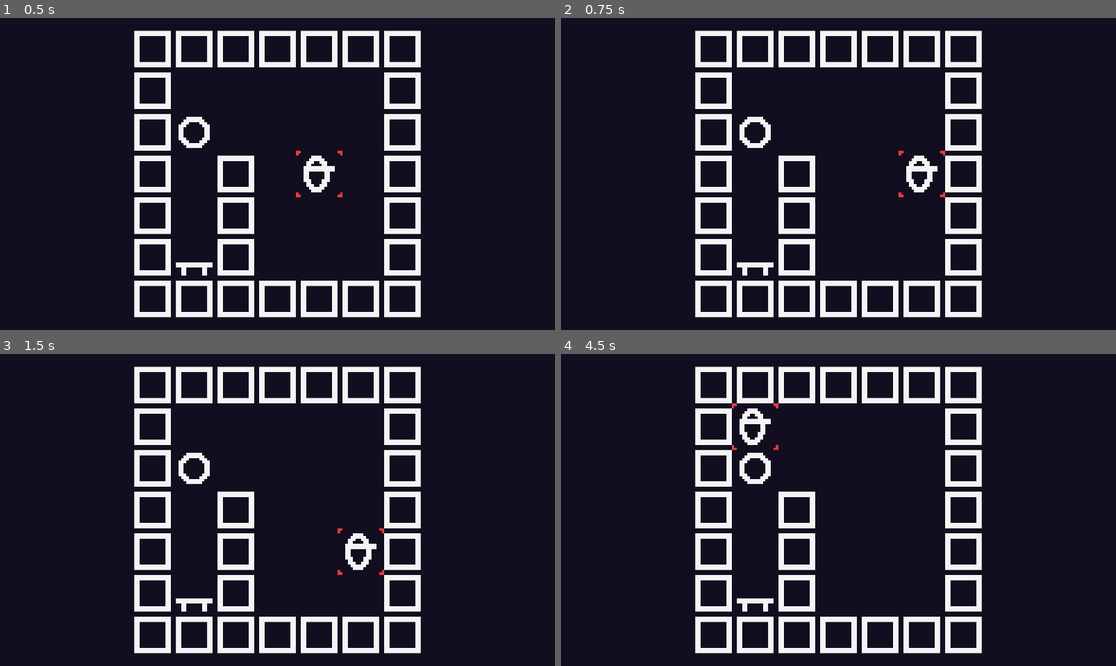
Above: before the commit, frames 1-4 (two rows, left to right).
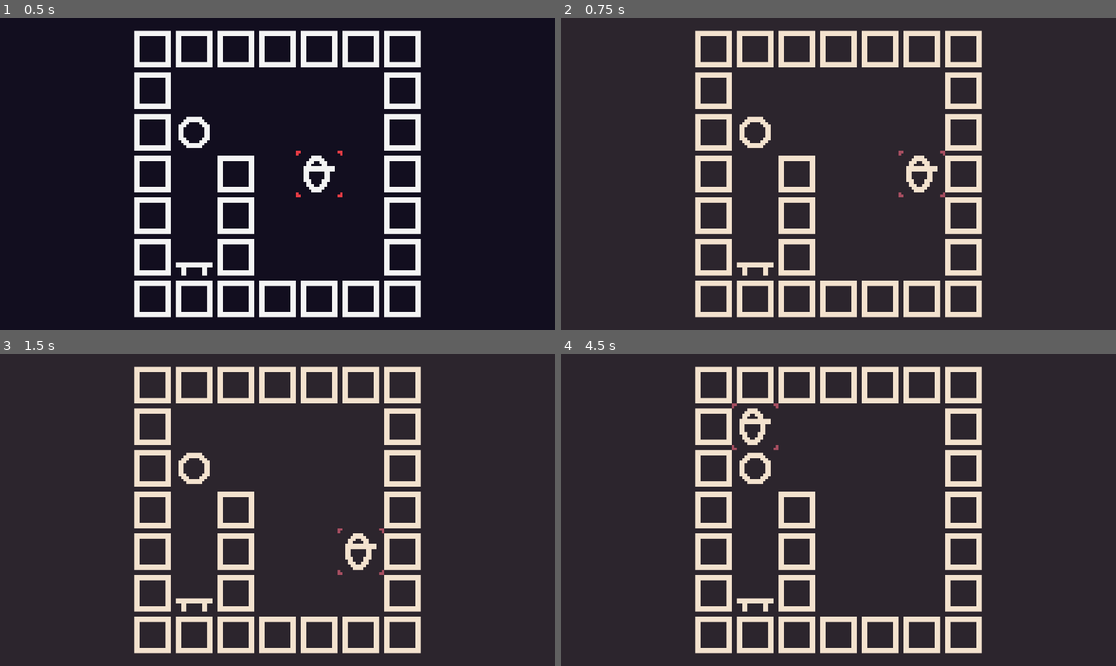
Above: after the commit, the same moments.

Repository: jletellier/olesa
Game: Godot game, scene res://level/level.tscn
Two runs of this game, one before a commit and one after it. Both use one fixed random seed, a clock stepped at 60 frames per second and the inputs below. The project has no main scene, so this scene is started directly.
Inputs:
- Up to frame 1 (0.5 s): no input
- Up to frame 2 (0.75 s): hold Right (game_right) from 0.53 s (still down); hold C (game_palette_swap, bound only after the commit) from 0.53 s (still down)
- Up to frame 3 (1.5 s): tap Enter at 1.25 s; release Right (game_right) at 1.28 s; release C (game_palette_swap, bound only after the commit) at 1.28 s; hold Down (game_down) from 1.28 s (still down); tap U (game_undo) at 1.35 s
- Up to frame 4 (4.5 s): tap C (game_palette_swap, bound only after the commit) at 1.55, 2.85, 4.35 s; tap Space at 2 s; release Down (game_down) at 2.03 s; hold Right (game_right) 2.03-2.78 s; hold C (game_palette_swap, bound only after the commit) 2.03-2.78 s; tap Enter at 2.75 s; hold Up (game_up) 2.78-3.53 s; hold C (game_palette_swap, bound only after the commit) 3.53-4.28 s; hold Left (game_left) from 3.53 s (still down); tap U (game_undo) at 3.6 s

Frame 1 is identical in both runs. In frame 2, 100% of the frame differs, in the area x 0-100%, y 0-100%; in frame 3, 99%; in frame 4, 99%.

Commit message:
Add more color palettes and post processing

Diff:
--- a/level/level.tscn
+++ b/level/level.tscn
@@ -1,8 +1,16 @@
-[gd_scene load_steps=4 format=3 uid="uid://b7y1p8c5pec2u"]
+[gd_scene load_steps=8 format=3 uid="uid://b7y1p8c5pec2u"]
 
 [ext_resource type="Script" path="res://level/level.gd" id="1_65htu"]
 [ext_resource type="PackedScene" uid="uid://da6m7u64kxig3" path="res://maps/map_a_001.tscn" id="2_qvgb0"]
 [ext_resource type="AudioStream" uid="uid://b8lad7l7gxiv7" path="res://assets/music/ville_seppanen.ogg" id="3_pfsvs"]
+[ext_resource type="Shader" path="res://level/palette_swap.gdshader" id="4_4deoq"]
+[ext_resource type="Texture2D" uid="uid://p58ivi8wldoy" path="res://assets/palettes/1bit_plus.png" id="5_g02hn"]
+[ext_resource type="Script" path="res://level/palette_swap.gd" id="7_ck1ch"]
+
+[sub_resource type="ShaderMaterial" id="ShaderMaterial_m6i16"]
+shader = ExtResource("4_4deoq")
+shader_parameter/palette_default = ExtResource("5_g02hn")
+shader_parameter/palette_swap = ExtResource("5_g02hn")
 
 [node name="Level" type="Node2D"]
 script = ExtResource("1_65htu")
@@ -15,3 +23,16 @@
 [node name="MusicPlayer" type="AudioStreamPlayer" parent="."]
 stream = ExtResource("3_pfsvs")
 parameters/looping = true
+
+[node name="PostProcess" type="CanvasLayer" parent="."]
+layer = 128
+
+[node name="PaletteSwap" type="ColorRect" parent="PostProcess"]
+material = SubResource("ShaderMaterial_m6i16")
+anchors_preset = 15
+anchor_right = 1.0
+anchor_bottom = 1.0
+grow_horizontal = 2
+grow_vertical = 2
+color = Color(1, 1, 1, 0)
+script = ExtResource("7_ck1ch")
--- /dev/null
+++ b/level/palette_swap.gd
@@ -0,0 +1,29 @@
+extends ColorRect
+
+
+const PALETTES := [
+	preload("res://assets/palettes/1bit_plus.png"),
+	preload("res://assets/palettes/chocolate_ichor.png"),
+	preload("res://assets/palettes/1bit_styx.png"),
+	preload("res://assets/palettes/rusty_steam.png"),
+	preload("res://assets/palettes/cvd3.png"),
+]
+
+var _palette_id := 0:
+	set = _set_palette_id
+
+
+func _ready() -> void:
+	_palette_id = _palette_id
+
+
+func _unhandled_input(event: InputEvent) -> void:
+	if event.is_action_pressed("game_palette_swap"):
+		_palette_id = _palette_id + 1
+
+
+func _set_palette_id(value: int) -> void:
+	_palette_id = value % PALETTES.size()
+
+	var shader_material := material as ShaderMaterial
+	shader_material.set_shader_parameter("palette_swap", PALETTES[_palette_id])
--- /dev/null
+++ b/level/palette_swap.gdshader
@@ -0,0 +1,25 @@
+shader_type canvas_item;
+
+const float EPSILON = 0.2;
+
+uniform sampler2D screen_texture : hint_screen_texture, repeat_disable, filter_nearest;
+uniform sampler2D palette_default : repeat_disable, filter_nearest;
+uniform sampler2D palette_swap : repeat_disable, filter_nearest;
+
+vec4 swap_color(vec4 color) {
+	int palette_size = textureSize(palette_default, 0).x;
+
+	for (int i = 0; i < palette_size; i++) {
+		vec3 original_color = texelFetch(palette_default, ivec2(i, 0), 0).rgb;
+		vec3 new_color = texelFetch(palette_swap, ivec2(i, 0), 0).rgb;
+		if (distance(color.rgb, original_color) < EPSILON) {
+			return vec4(new_color, color.a);
+		}
+	}
+	return color;
+}
+
+void fragment() {
+	vec4 c = textureLod(screen_texture, SCREEN_UV, 0.0);
+	COLOR = swap_color(c);
+}
--- a/project.godot
+++ b/project.godot
@@ -54,6 +54,11 @@
 "events": [Object(InputEventKey,"resource_local_to_scene":false,"resource_name":"","device":-1,"window_id":0,"alt_press …(192 unchanged characters)…
 ]
 }
+game_palette_swap={
+"deadzone": 0.5,
+"events": [Object(InputEventKey,"resource_local_to_scene":false,"resource_name":"","device":-1,"window_id":0,"alt_pressed":false,"shift_pressed":false,"ctrl_pressed":false,"meta_pressed":false,"pressed":false,"keycode":0,"physical_keycode":67,"key_label":0,"unicode":99,"location":0,"echo":false,"script":null)
+]
+}
 
 [rendering]
 
Binary file added: assets/palettes/1bit_plus.png
Not shown, added: assets/palettes/1bit_plus.png.import
Binary file added: assets/palettes/1bit_styx.png
Not shown, added: assets/palettes/1bit_styx.png.import
Binary file added: assets/palettes/chocolate_ichor.png
Not shown, added: assets/palettes/chocolate_ichor.png.import
Binary file added: assets/palettes/cvd3.png
Not shown, added: assets/palettes/cvd3.png.import
Binary file added: assets/palettes/rusty_steam.png
Not shown, added: assets/palettes/rusty_steam.png.import
